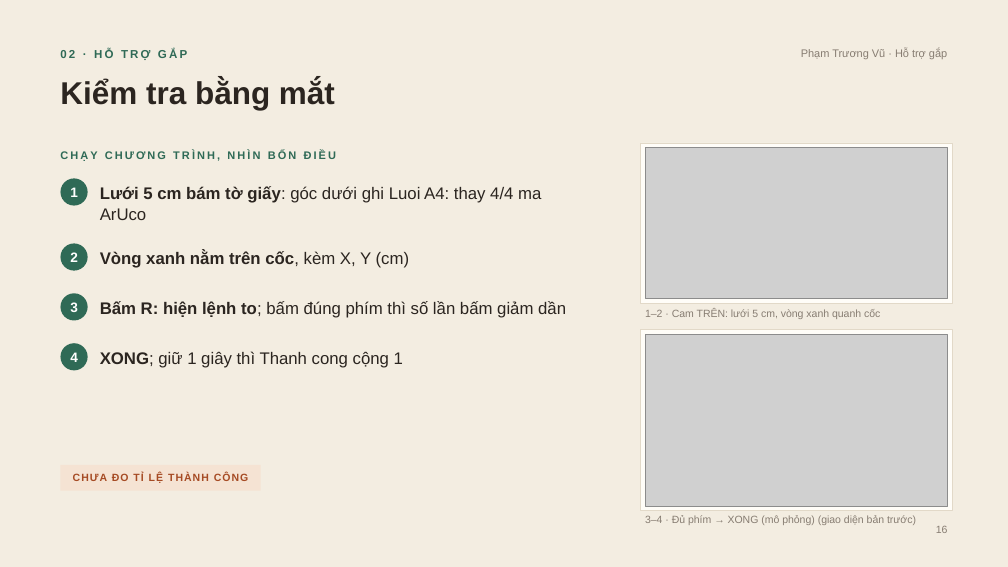
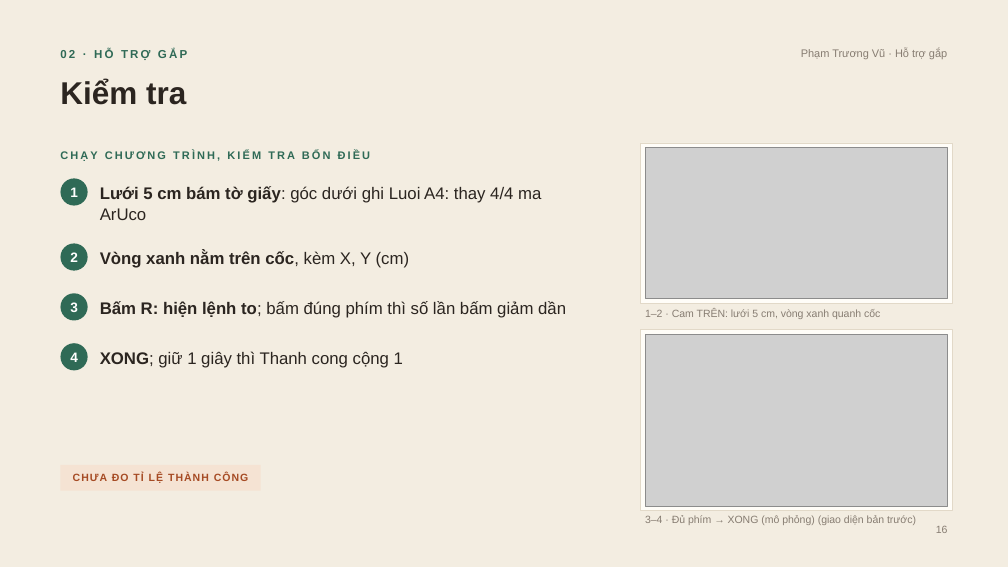
Before and after one commit to DuongNAD/Project_IoT, a slide deck: slide 16 of slides/Project_IoT_ThuyetTrinh.pptx. Drawn at 1008x567 pixels with LibreOffice and Linux fonts; fonts in the diff are those of the drawing; grey boxes stand for pictures. Boxes give left, top, right and bottom in pixels: in the first picture for what was removed or moved away, otherwise in the second. Text is boxed around its words. In the diff, an @@ line names an element or a change of style, - is before the commit and + after.

```diff
--- a/slides/Project_IoT_ThuyetTrinh.pptx
+++ b/slides/Project_IoT_ThuyetTrinh.pptx
@@ text at box(60, 79, 186, 105): text changed @@
-Kiểm tra bằng mắt
+Kiểm tra
@@ text at box(60, 151, 371, 161): text changed @@
-CHẠY CHƯƠNG TRÌNH, NHÌN BỐN ĐIỀU
+CHẠY CHƯƠNG TRÌNH, KIỂM TRA BỐN ĐIỀU
```
Also in this commit, not shown: 2 other slides changed, 19 other files.
